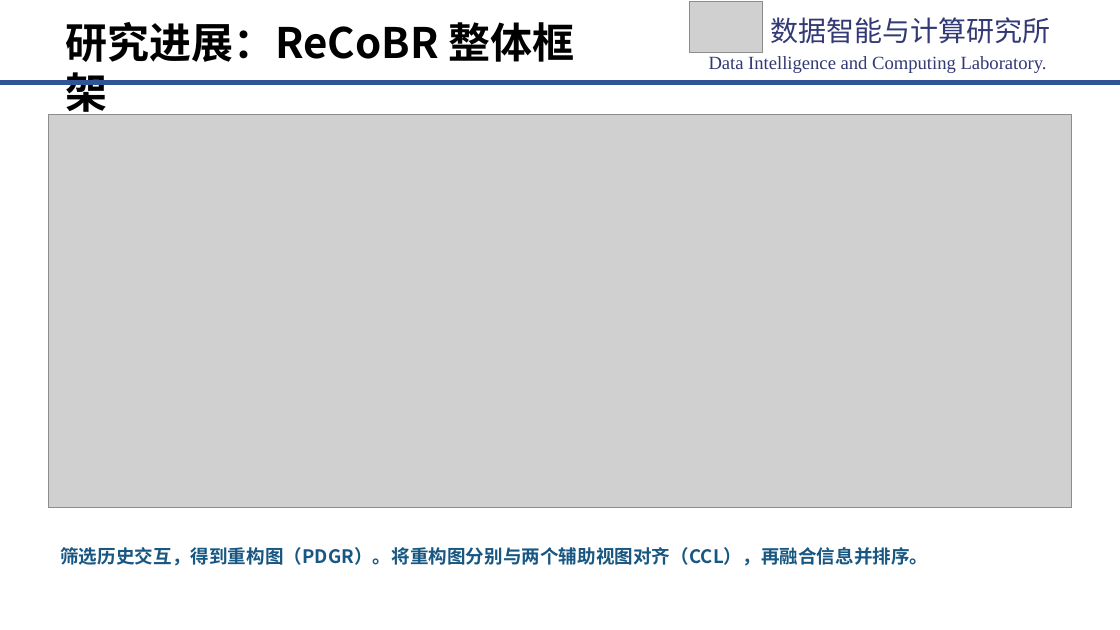
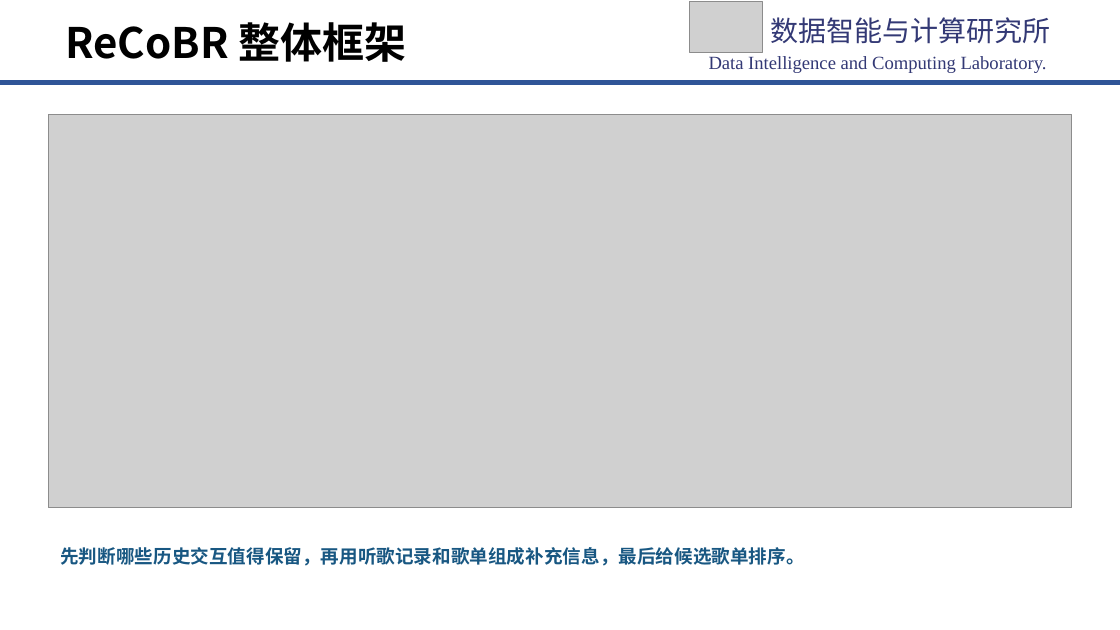
Before and after one commit to chengwuzi/MultiCBR-Project, a slide deck: slide 14 of 开题PPT/研二开题答辩-ReCoBR-定稿.pptx (slide 15 before the commit). Drawn at 1120x630 pixels with LibreOffice and Linux fonts; fonts in the diff are those of the drawing; grey boxes stand for pictures; background and template pictures are left out. Boxes give left, top, right and bottom in pixels: in the first picture for what was removed or moved away, otherwise in the second. Text is boxed around its words. In the diff, an @@ line names an element or a change of style, - is before the commit and + after.

```diff
--- a/开题PPT/研二开题答辩-ReCoBR-定稿.pptx
+++ b/开题PPT/研二开题答辩-ReCoBR-定稿.pptx
@@ text at box(65, 22, 406, 62): text changed @@
-研究进展：ReCoBR 整体框架
+ReCoBR 整体框架
@@ text at box(60, 547, 804, 566): text changed @@
-筛选历史交互，得到重构图（PDGR）。将重构图分别与两个辅助视图对齐（CCL），再融合信息并排序。
+先判断哪些历史交互值得保留，再用听歌记录和歌单组成补充信息，最后给候选歌单排序。
```
Also in this commit, not shown: 8 other slides changed, 3 slides added, 1 slide removed.
